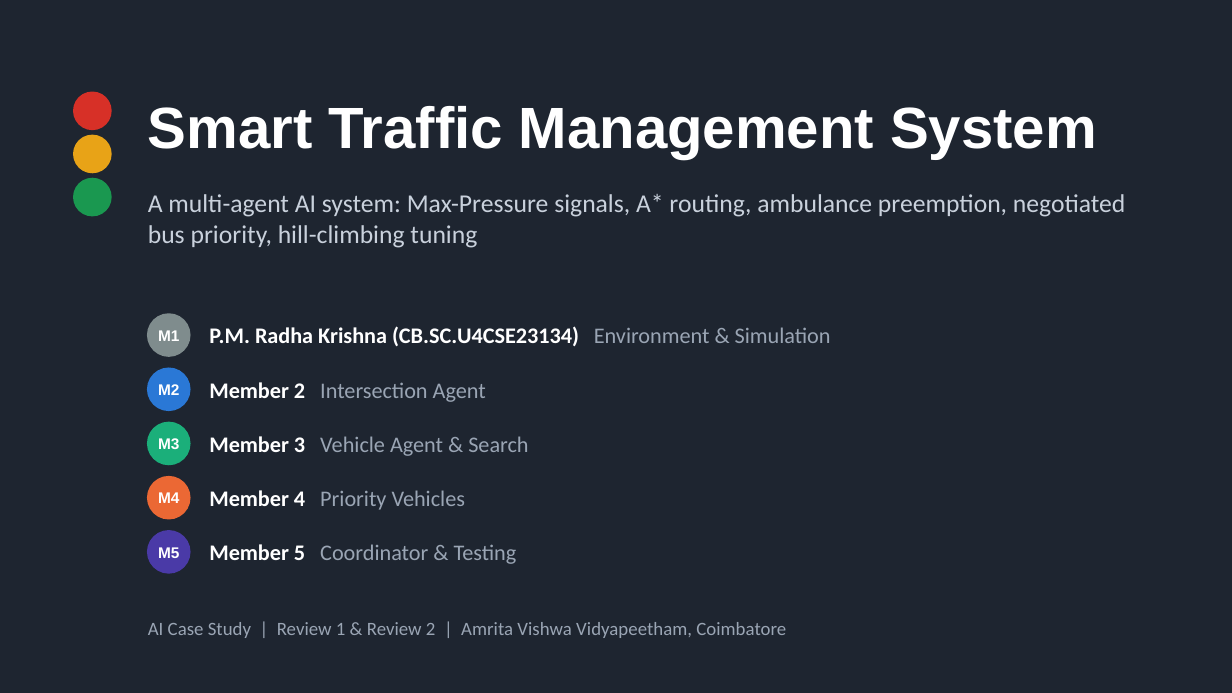
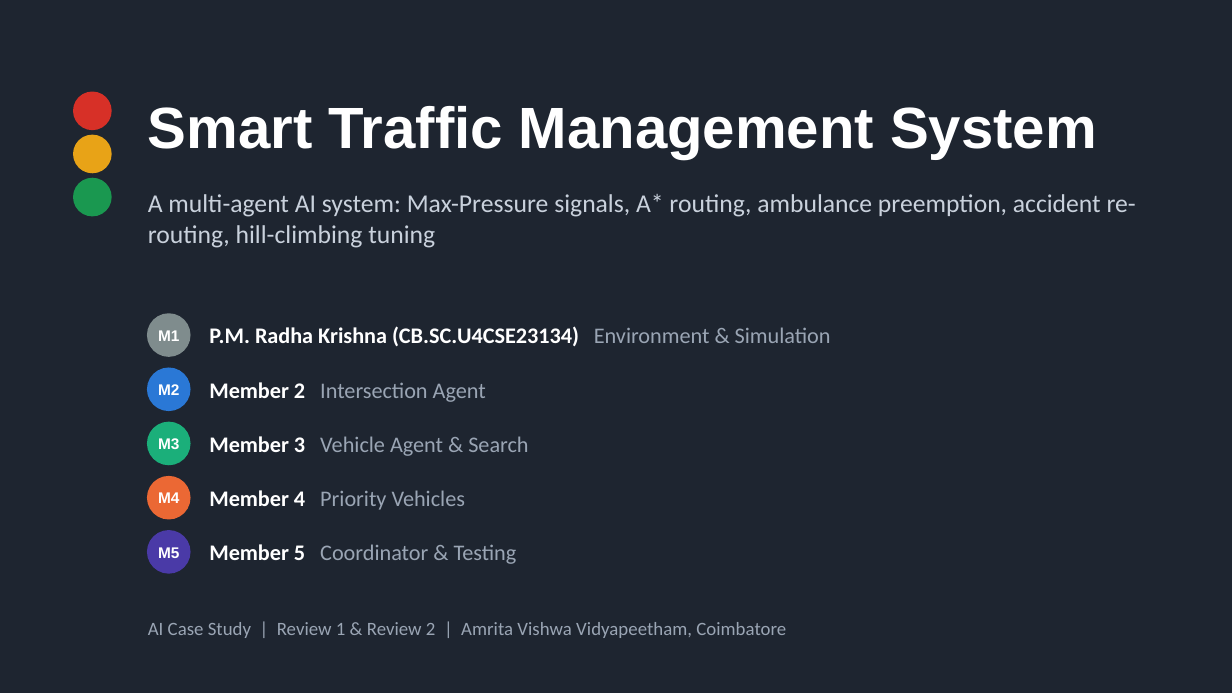
Before and after one commit to Radha-Krishna-19/foai, a slide deck: slide 1 of deliverables/STMS_Presentation.pptx. Drawn at 1232x693 pixels with LibreOffice and Linux fonts; fonts in the diff are those of the drawing. Boxes give left, top, right and bottom in pixels: in the first picture for what was removed or moved away, otherwise in the second. Text is boxed around its words. In the diff, an @@ line names an element or a change of style, - is before the commit and + after.

Commit message:
STMS: conventional vs ours demo, ambulance, team split

```diff
--- a/deliverables/STMS_Presentation.pptx
+++ b/deliverables/STMS_Presentation.pptx
@@ text at [148, 194, 1136, 248]: text changed @@
-A multi-agent AI system: Max-Pressure signals, A* routing, ambulance preemption, negotiated bus priority, hill-climbing tuning
+A multi-agent AI system: Max-Pressure signals, A* routing, ambulance preemption, accident re-routing, hill-climbing tuning
```
Also in this commit, not shown: 8 other slides changed, 37 other files.
